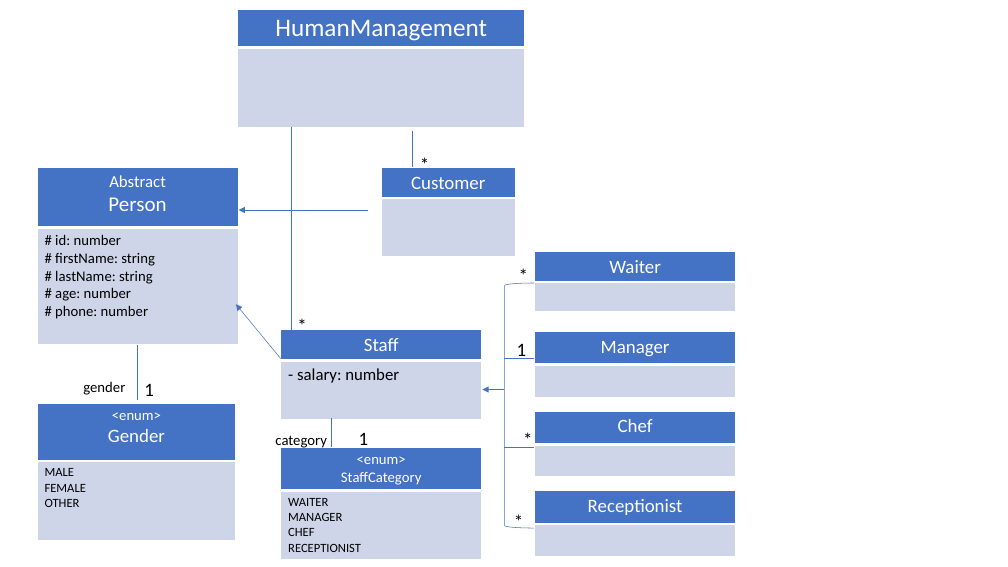
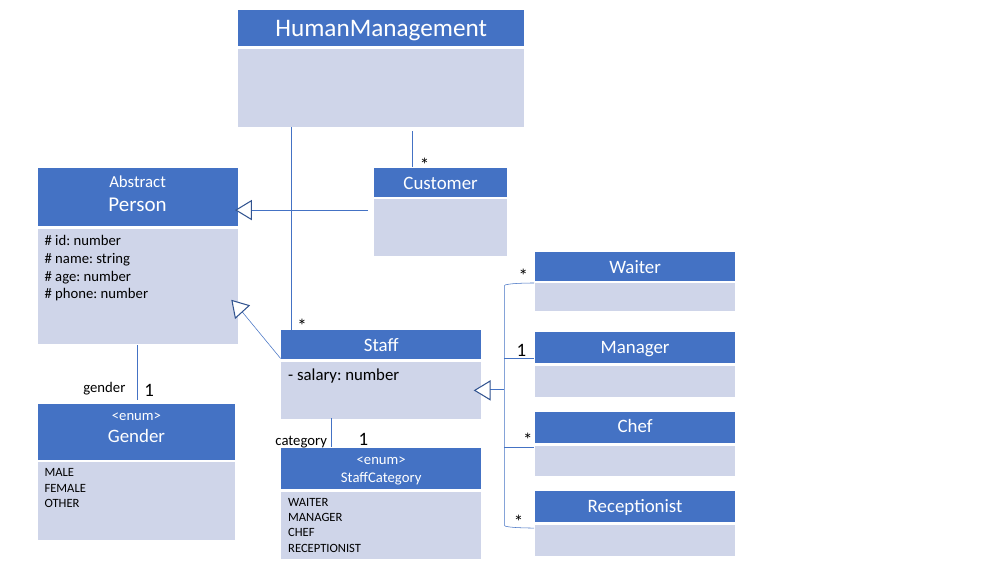
Before and after one commit to VANSAOHANG/RestaurantMS, a slide deck: slide 3 of Restaurant Management System.pptx (slide 2 before the commit). Drawn at 1008x567 pixels with LibreOffice and Linux fonts; fonts in the diff are those of the drawing. Boxes give left, top, right and bottom in pixels: in the first picture for what was removed or moved away, otherwise in the second. Text is boxed around its words. In the diff, an @@ line names an element or a change of style, - is before the commit and + after.

```diff
--- a/Restaurant Management System.pptx
+++ b/Restaurant Management System.pptx
@@ table at (x1=37, y1=167, x2=238, y2=345) @@
-row 2, column 1: # id: number / # firstName: string / # lastName: string / # age: number / # phone: number
+row 2, column 1: # id: number / # name: string / # age: number / # phone: number
@@ table moved from (x1=381, y1=167, x2=516, y2=256) to (x1=374, y1=167, x2=508, y2=256) @@
@@ triangle added at (x1=236, y1=201, x2=251, y2=220), fill #FFFFFF, outline #325491 1 pt @@
@@ triangle added at (x1=225, y1=294, x2=249, y2=318), fill #FFFFFF, outline #325491 1 pt @@
@@ triangle added at (x1=475, y1=381, x2=490, y2=400), fill #FFFFFF, outline #325491 1 pt @@
```
Also in this commit, not shown: 1 other slide changed, 1 slide added.
